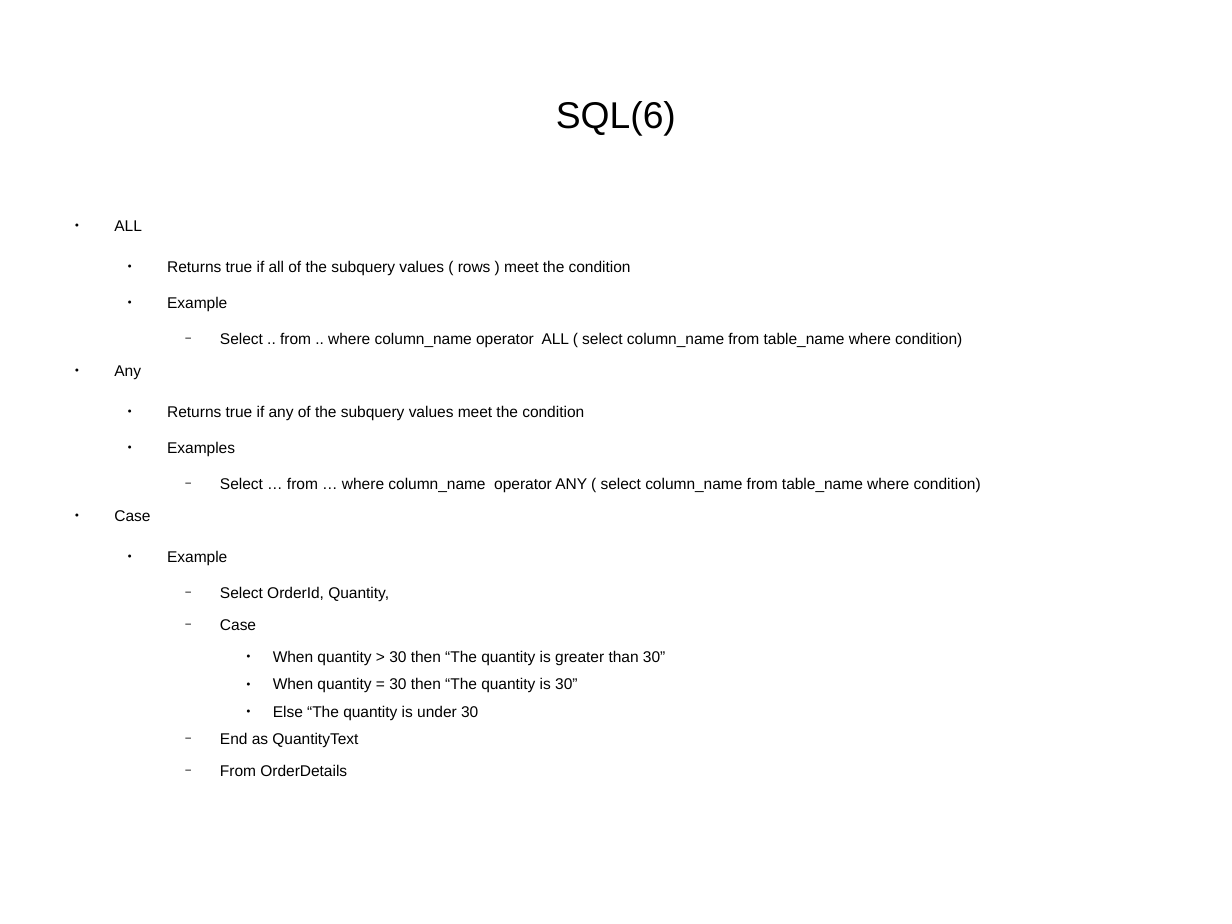
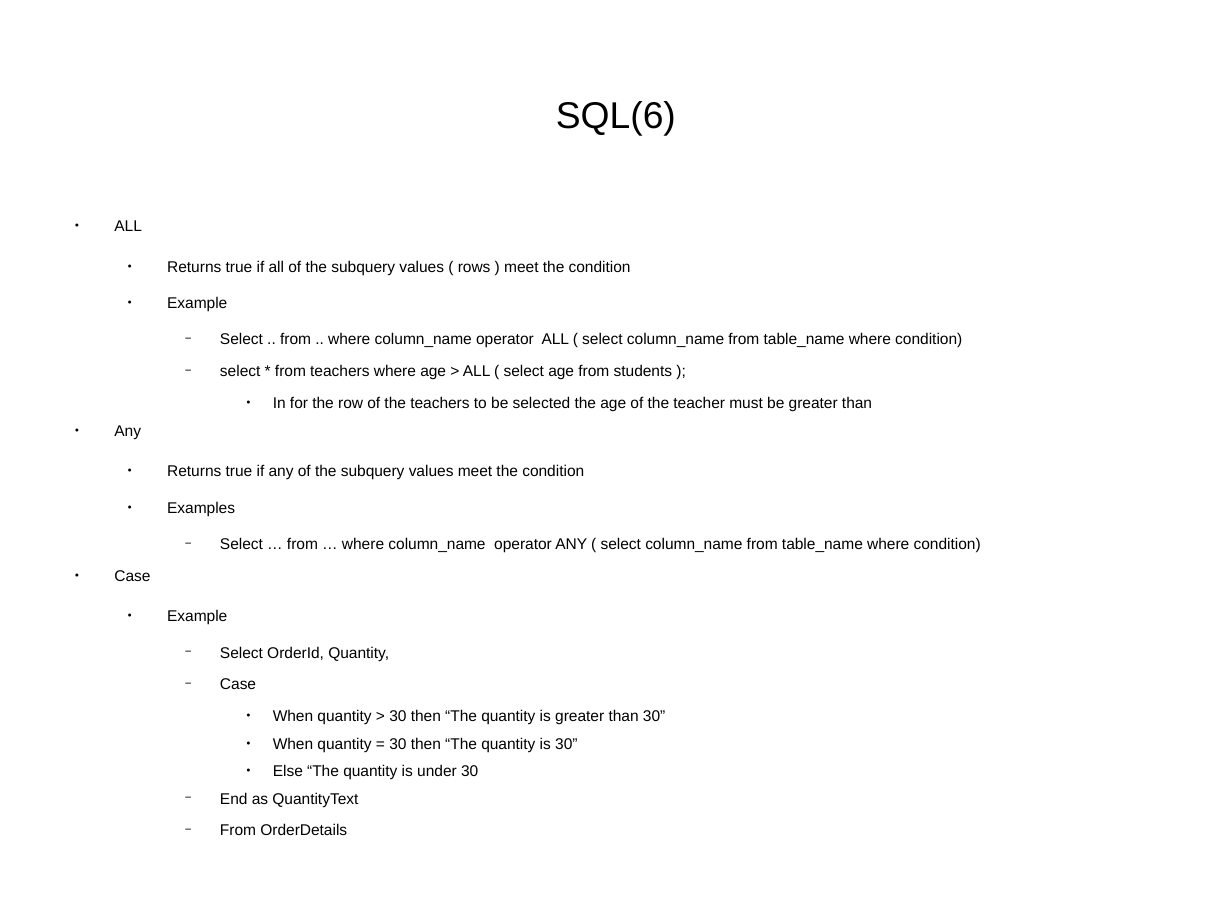
Before and after one commit to CharlesStockman/notesFromCourses, a slide deck: slide 10 of sql/sql.odp. Drawn at 1232x924 pixels with LibreOffice and Linux fonts; fonts in the diff are those of the drawing. Boxes give left, top, right and bottom in pixels: in the first picture for what was removed or moved away, otherwise in the second. Text is boxed around its words. In the diff, an @@ line names an element or a change of style, - is before the commit and + after.

```diff
--- a/sql/sql.odp
+++ b/sql/sql.odp
@@ text at [220, 364, 872, 412]: paragraphs added @@
+    − select * from teachers where age > ALL ( select age from students );
+      ● In for the row of the teachers to be selected the age of the teacher must be greater than
```
Also in this commit, not shown: 6 other slides changed, 1 slide added, 25 other files.
